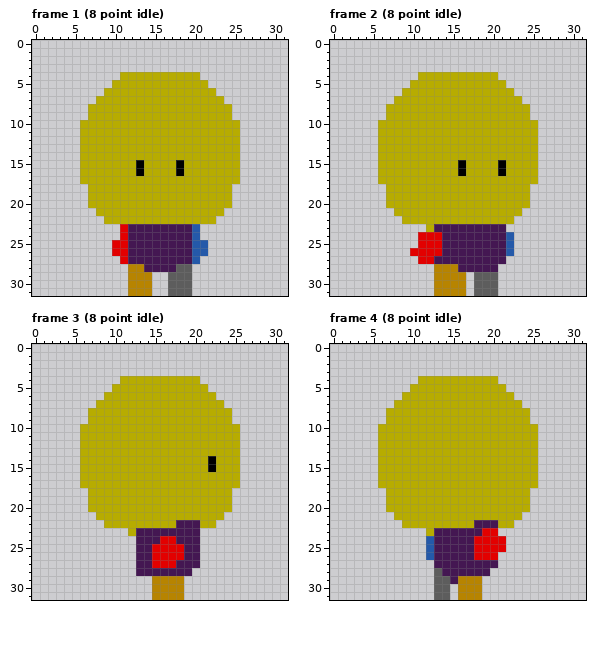
Pixel-art file, stored at Assets/Artwork/Player Art/Alesa.aseprite. This is how it looked before the edit.
32x32 pixels, 8 frames. Shown: frame 1 (8 point idle), frame 2 (8 point idle), frame 3 (8 point idle), frame 4 (8 point idle). The commit also changed other frames, which this record leaves out.
And afterwards:
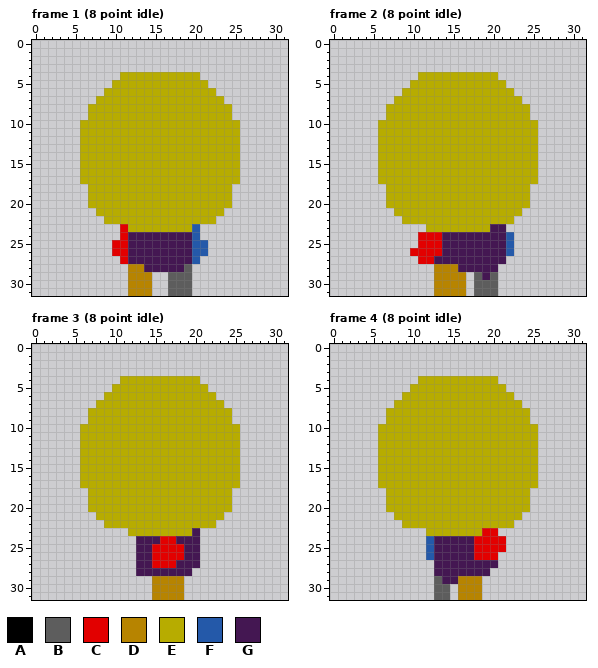
Palette (. is transparent): A #000000  B #5d5d5d  C #e20000  D #b78400  E #b7ac00  F #2459a9  G #441752
From old to new:
layer "Eyes" now hidden
--- frame 1 (8 point idle)
@@ x 11..20 @@
 14 EEEEEEEEEE
-15 EEAEEEEAEE
-16 EEAEEEEAEE
+15 EEEEEEEEEE
+16 EEEEEEEEEE
 17 EEEEEEEEEE
@@ x 10..21 @@
 22 EEEEEEEEEEEE
-23 .CGGGGGGGGF.
+23 .CEEEEEEEEF.
 24 .CGGGGGGGGF.
@@ x 16..20 @@
 27 GGGGF
-28 GGBB.
+28 GGGB.
 29 .BBB.
--- frame 2 (8 point idle)
@@ x 14..23 @@
 14 EEEEEEEEEE
-15 EEAEEEEAEE
-16 EEAEEEEAEE
+15 EEEEEEEEEE
+16 EEEEEEEEEE
 17 EEEEEEEEEE
@@ x 11..21 @@
 22 EEEEEEEEEEE
-23 .EGGGGGGGGG
+23 .EEEEEEEEGG
 24 CCCGGGGGGGG
@@ x 17..21 @@
 28 GGGG.
-29 .BBB.
+29 .BGB.
 30 .BBB.
--- frame 3 (8 point idle)
@@ x 20..24 @@
 13 EEEEE
-14 EEAEE
-15 EEAEE
+14 EEEEE
+15 EEEEE
 16 EEEEE
@@ x 11..22 @@
 21 EEEEEEEEEEEE
-22 EEEEEEEGGGEE
-23 .EGGGGGGGG..
+22 EEEEEEEEEEEE
+23 .EEEEEEEEG..
 24 ..GGGCCGGG..
--- frame 4 (8 point idle)
@@ x 11..22 @@
 21 EEEEEEEEEEEE
-22 EEEEEEEGGGEE
-23 .EGGGGGGCC..
+22 EEEEEEEEEEEE
+23 .EEEEEEECC..
 24 .FGGGGGCCCC.
@@ x 11..16 @@
 27 ..GGGG
-28 ..BGGG
-29 ..BBGD
+28 ..GGGG
+29 ..BGGD
 30 ..BB.D
